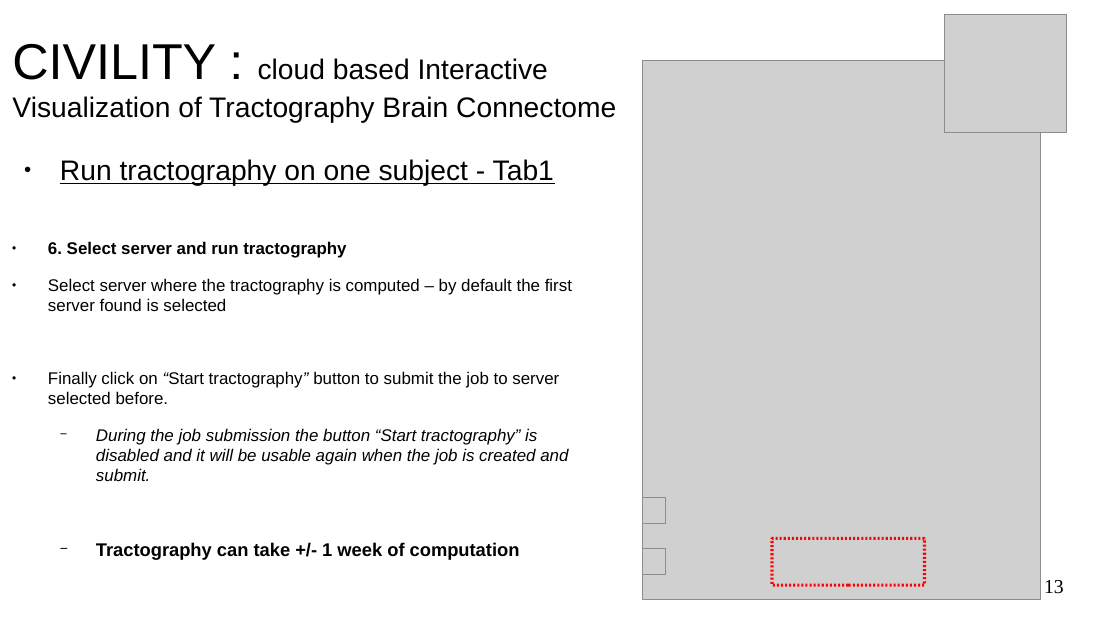
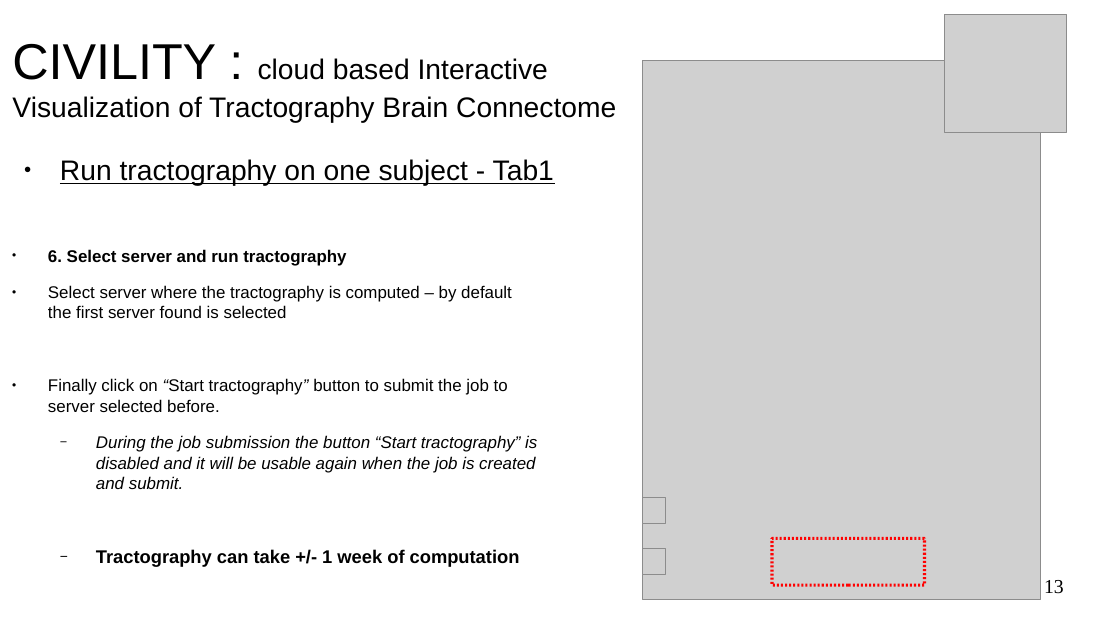
Before and after one commit to NIRALUser/CIVILITY, a slide deck: slide 13 of doc/tutorialCIVILITY.odp. Drawn at 1120x630 pixels with LibreOffice and Linux fonts; fonts in the diff are those of the drawing; grey boxes stand for pictures; background and template pictures are left out. Boxes give left, top, right and bottom in pixels: in the first picture for what was removed or moved away, otherwise in the second. Text is boxed around its words. In the diff, an @@ line names an element or a change of style, - is before the commit and + after.

```diff
--- a/doc/tutorialCIVILITY.odp
+++ b/doc/tutorialCIVILITY.odp
@@ text "6. Select server and run ...": place and size @@
-text "6. Select server and run ..." at [48,241,572,560]
+text "6. Select server and run ..." at [48,249,537,567]
@@ text "6. Select server and run ..." at [48,249,537,567]: vertical alignment top to middle @@
```
Also in this commit, not shown: 1 other slide changed, 1 other file.
